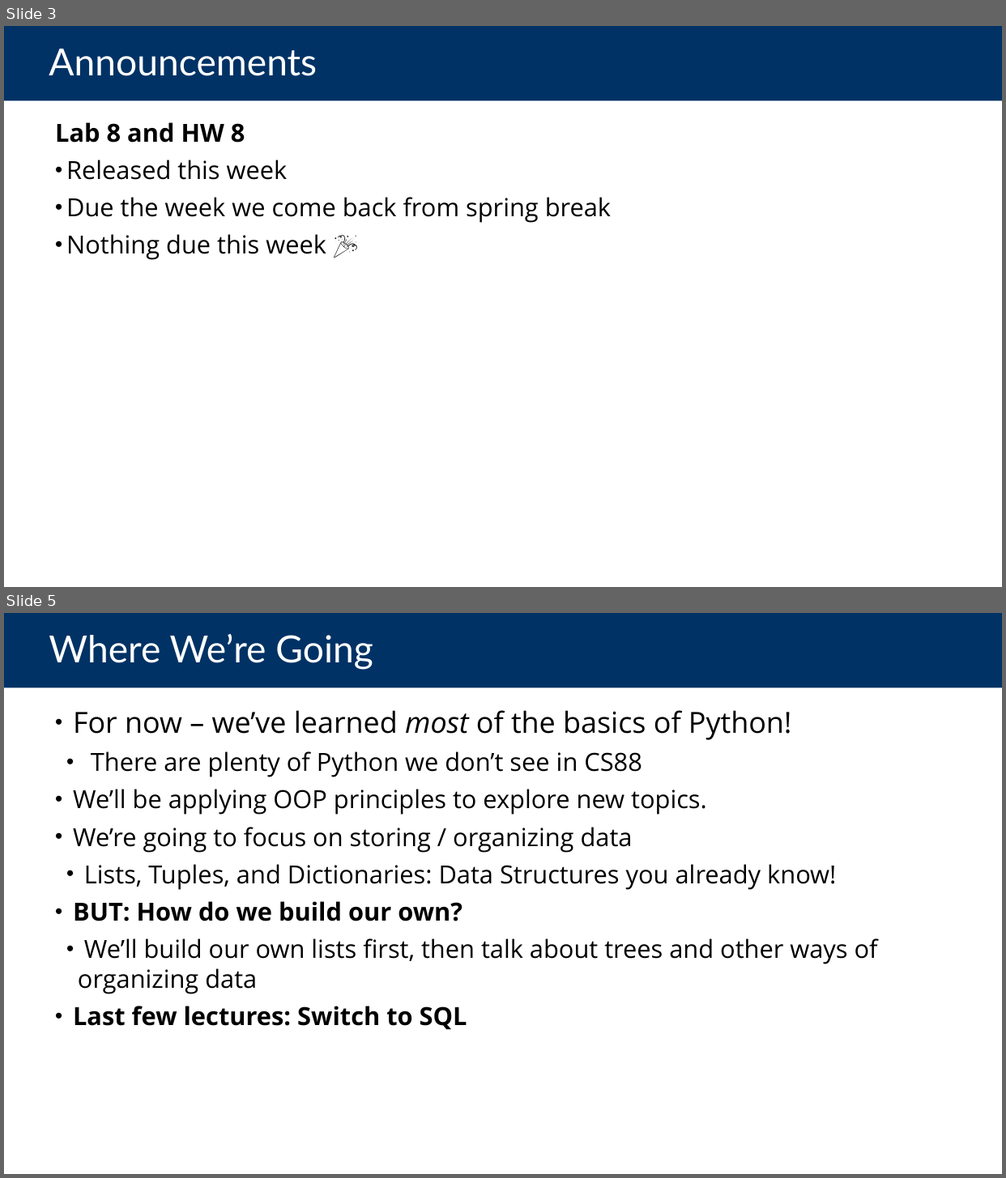
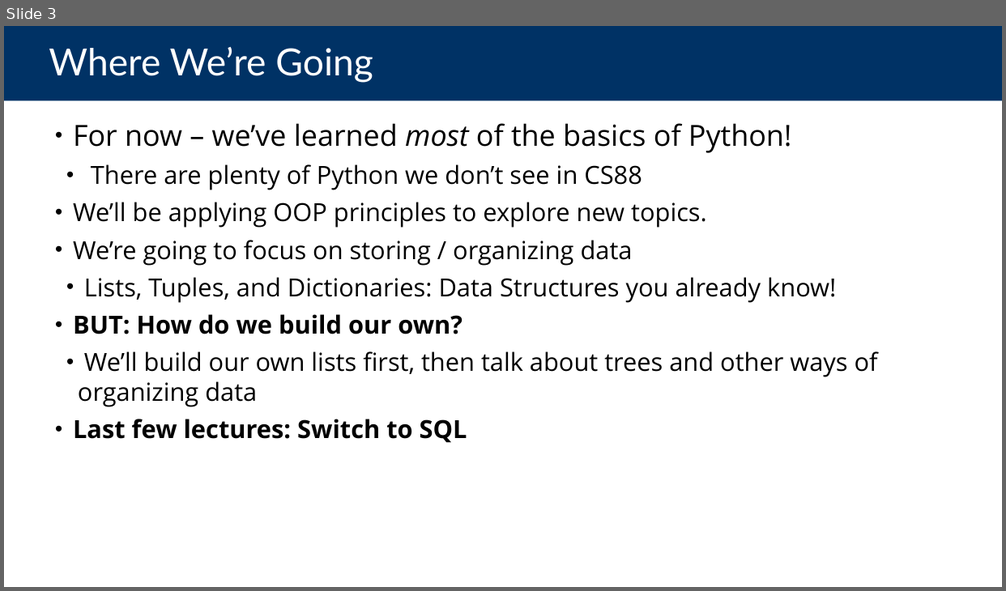
Before and after one commit to cs88-website/su24, a slide deck: assets/slides/su24/17-Linked_Lists.pptx. Shown one above the other, each under a label of ours: slides 3 and 5 before the commit, slide 3 after it; the slides between them are not shown. The pictures are 1006x1178 and 1006x591 pixels, drawn with LibreOffice and Linux fonts; fonts in the diff are those of the drawing. Boxes give left, top, right and bottom in pixels: in the first picture for what was removed or moved away, otherwise in the second. Text is boxed around its words. In the diff, an @@ line names an element or a change of style, - is before the commit and + after.

```diff
--- a/assets/slides/su24/17-Linked_Lists.pptx
+++ b/assets/slides/su24/17-Linked_Lists.pptx
@@ slide 3 removed at (4, 26, 1002, 587), background #FFFFFF @@
@@ title removed at (4, 26, 1002, 101) @@
-Announcements
@@ text removed at (55, 122, 611, 260) @@
-Lab 8 and HW 8
-• Released this week
-• Due the week we come back from spring break
-• Nothing due this week 🎉
@@ what was slide 5 is now slide 3 @@
```
Also in this commit, not shown: 2 slides changed, 1 slide added, 3 other slides removed, 5 other files.
